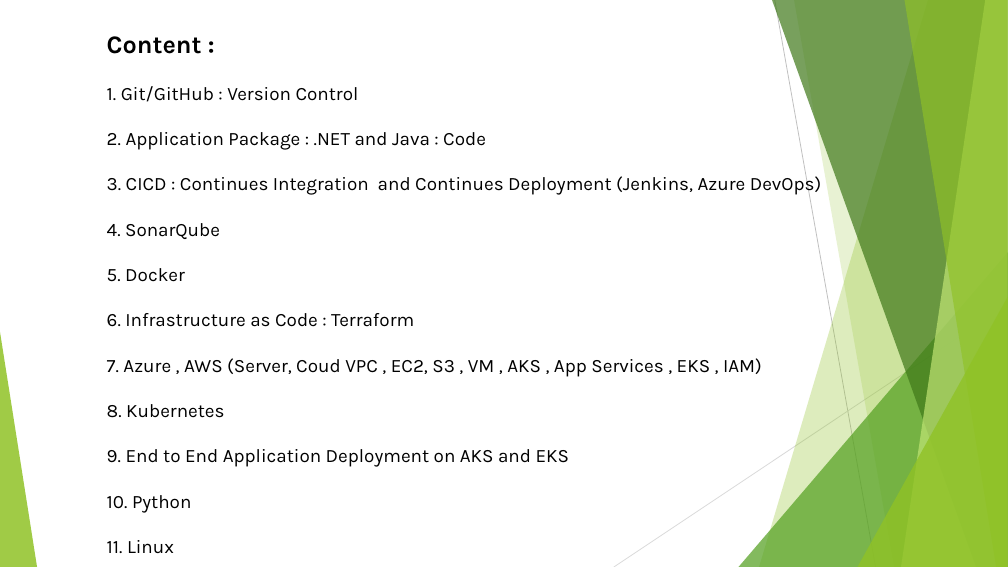
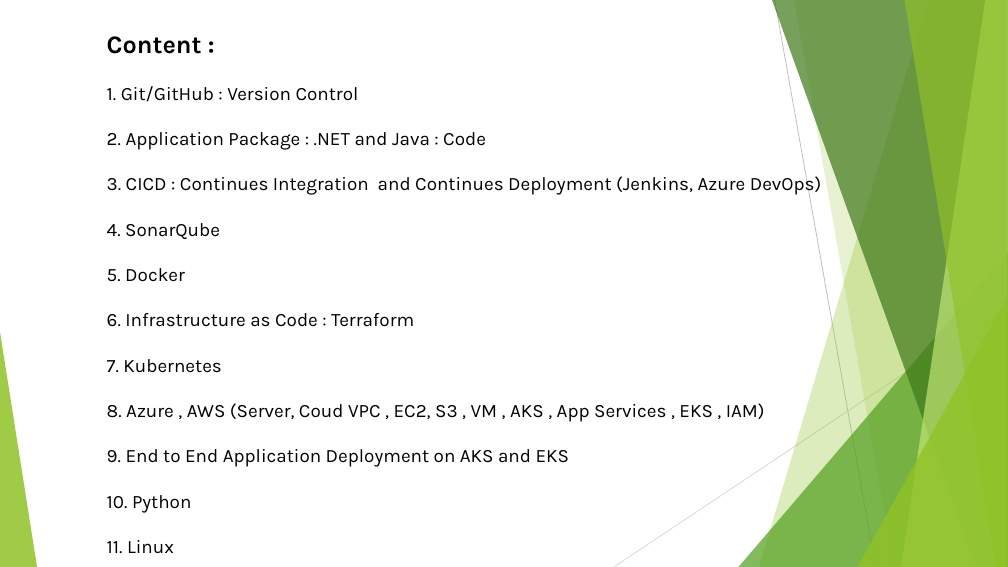
Before and after one commit to Mephist0phele/DevOps-Prep, a slide deck: slide 2 of DevOps PPT.pptx. Drawn at 1008x567 pixels with LibreOffice and Linux fonts; fonts in the diff are those of the drawing. Boxes give left, top, right and bottom in pixels: in the first picture for what was removed or moved away, otherwise in the second. Text is boxed around its words. In the diff, an @@ line names an element or a change of style, - is before the commit and + after.

```diff
--- a/DevOps PPT.pptx
+++ b/DevOps PPT.pptx
@@ text at bbox=[107, 173, 822, 422]: text changed @@
-3. CICD : Continues Integration and Continues Deployment (Jenkins, Azure DevOps)
-4. SonarQube
-5. Docker
-6. Infrastructure as Code : Terraform
-7. Azure , AWS (Server, Coud VPC , EC2, S3 , VM , AKS , App Services , EKS , IAM)
-8. Kubernetes
+3. CICD : Continues Integration and Continues Deployment (Jenkins, Azure DevOps)
+4. SonarQube
+5. Docker
+6. Infrastructure as Code : Terraform
+7. Kubernetes
+8. Azure , AWS (Server, Coud VPC , EC2, S3 , VM , AKS , App Services , EKS , IAM)
```
Also in this commit, not shown: 7 slides added.
